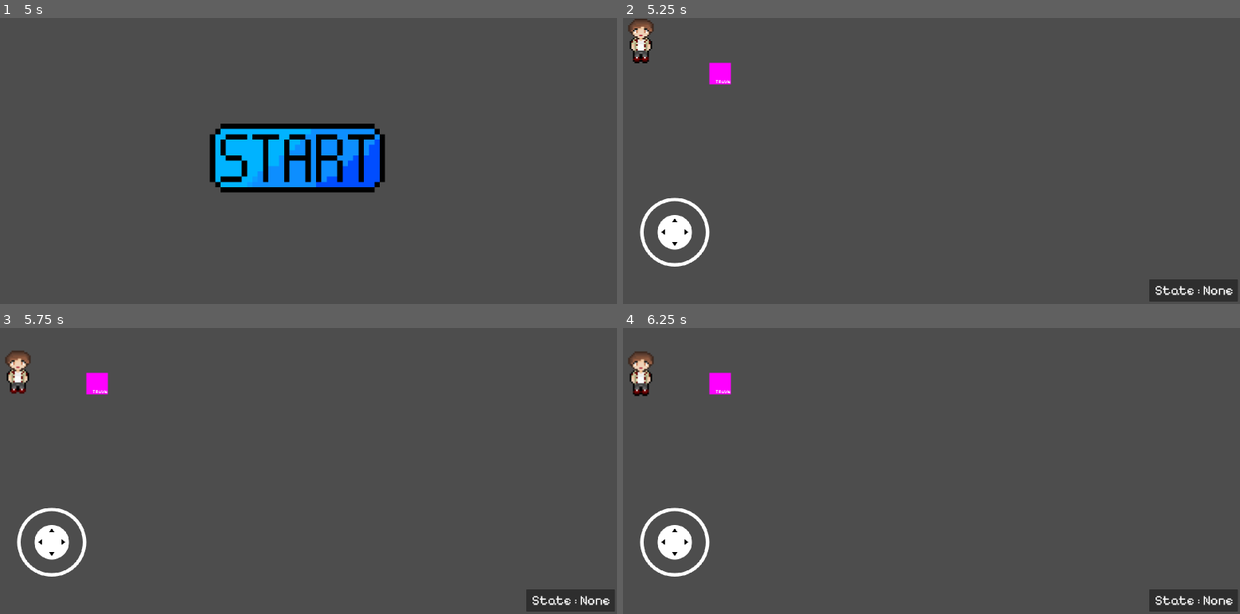
Above: before the commit, frames 1-4 (two rows, left to right).
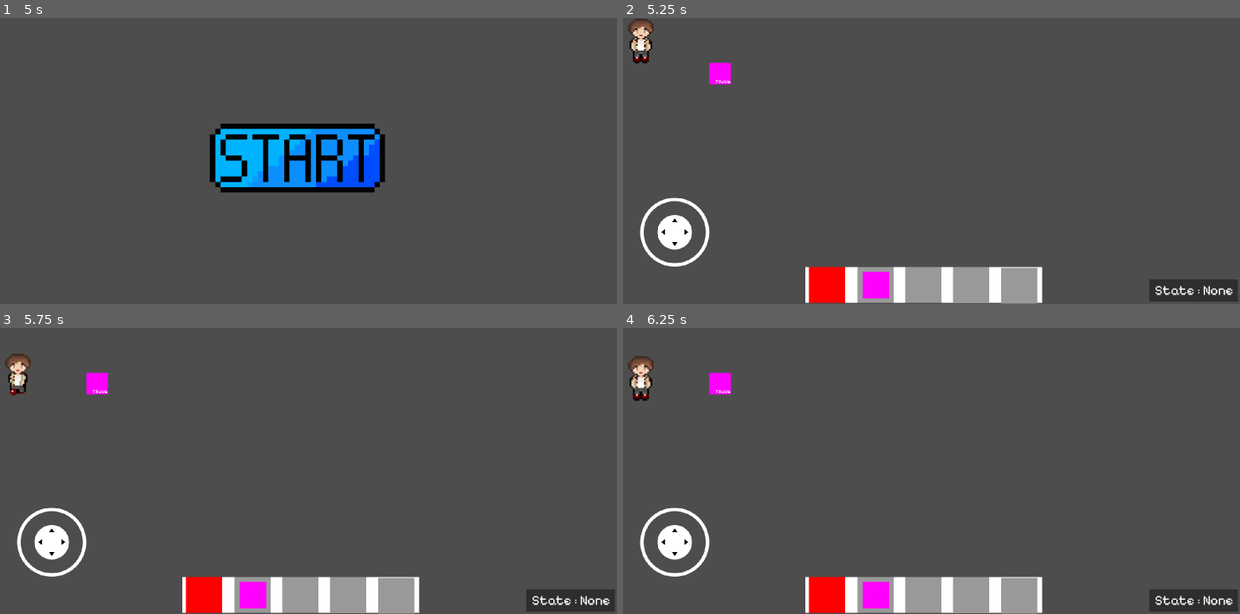
Above: after the commit, the same moments.

Repository: FelixSalim/RevitalizationOfElyoris
Game: Godot game, scene res://MainMenu.tscn
Same seed, same stepped clock (60 frames per second), same inputs: the game is played once before the commit and once after it.
Inputs (mouse positions are in pixels of both pictures, inside the frame that each line leads up to):
- Up to frame 1 (5 s): tap Enter (ui_accept) at 0.5, 0.77, 1.25, 2, 2.75, 3.5, 3.77, 4.25 s; move the mouse to (438, 146) at 0.52 s; hold Right (ui_right) 0.53-1.25 s; tap 1 (ui_equip_till_later_will_be_replaced) at 0.6 s; click (438, 146) at 0.67 s; tap 0 (ui_unequip) at 0.8 s; drag from (172, 175) to (265, 218) at 1.27 s; move the mouse to (364, 98) at 2.02 s; hold Right (ui_right) 2.03-2.75 s; hold 2 (ui_2, bound only after the commit) 2.03-2.75 s; tap 3 (ui_3, bound only after the commit) at 2.3 s; drag from (265, 218) to (104, 118) at 2.77 s; move the mouse to (487, 203) at 3.52 s; hold Left (ui_left) 3.53-4.25 s; hold 4 (ui_4, bound only after the commit) 3.53-4.25 s; tap 5 (ui_5, bound only after the commit) at 3.8 s; drag from (104, 118) to (203, 89) at 4.27 s
- Up to frame 2 (5.25 s): move the mouse to (956, 161) at 5.02 s; hold Down (ui_down) from 5.03 s (still down); tap 1 (ui_equip_till_later_will_be_replaced) at 5.1 s; click (956, 161) at 5.17 s
- Up to frame 3 (5.75 s): keep holding Down (ui_down); tap 0 (ui_unequip) at 5.3 s
- Up to frame 4 (6.25 s): release Down (ui_down) at 5.75 s; drag from (826, 399) to (795, 485) at 5.77 s

Frame 1 is identical in both runs. In frame 2, 4.9% of the frame differs, in the area x 29-68%, y 86-100%; in frame 3, 5.3%; in frame 4, 5.4%, in the area x 0-68%, y 8-100%.

Commit message:
feat: added inventory bar

Diff:
--- a/Global/Game.gd
+++ b/Global/Game.gd
@@ -2,3 +2,9 @@
 
 # Stores interacting state of player currently
 var currentInteractingState = "None"
+
+# Stores player inventory
+var inventory = [-1, 0, -1, -1, -1]
+
+# Stores current selected inventory
+var selected = 0
--- /dev/null
+++ b/Global/ItemData.gd
@@ -0,0 +1,10 @@
+extends Node
+
+# Stores all item data
+
+const item = [
+	{
+		"Name" : "Hoe",
+		"Location" : "res://Tools/Hoe.tscn"
+	}
+]
--- /dev/null
+++ b/Player/Inventory/InventoryBar.gd
@@ -0,0 +1,45 @@
+extends Node2D
+
+var defaultStyleBox = StyleBoxFlat.new()
+var selectedStyleBox = StyleBoxFlat.new()
+
+# When ready, sets stylebox and load player items into screen
+func _ready():
+	defaultStyleBox.set("bg_color", Color(0.6, 0.6, 0.6))
+	selectedStyleBox.set("bg_color", Color(1, 0, 0))
+	for i in range(len(Game.inventory)):
+		if Game.inventory[i] != -1:
+			var item = load(ItemData.item[Game.inventory[i]]["Location"]).instantiate()
+			item.position.x = 81 + i * 184
+			item.position.y = 68
+			get_node("Slot" + str(i+1)).add_child(item)
+
+# Move to the slot every frame and check for tools
+func _process(delta):
+	get_child(Game.selected + 1).get_child(0).add_theme_stylebox_override("panel", selectedStyleBox)
+	# if child is more than 1, it has a tool
+	if get_child(Game.selected + 1).get_child_count() > 1:
+		var tool = get_child(Game.selected + 1).get_child(1)
+		if ItemData.item[tool.itemID]["Name"] == "Hoe": # change to the corresponding state
+			get_parent().get_parent().get_parent().change_interacting_state("till")
+	else: # else change back to the none state
+		get_parent().get_parent().get_parent().change_interacting_state("none")
+
+# Get player input and move to selected slot
+func _input(event):
+	if event.is_action_pressed("ui_1"):
+		Game.selected = 0
+	if event.is_action_pressed("ui_2"):
+		Game.selected = 1
+	if event.is_action_pressed("ui_3"):
+		Game.selected = 2
+	if event.is_action_pressed("ui_4"):
+		Game.selected = 3
+	if event.is_action_pressed("ui_5"):
+		Game.selected = 4
+	hide_all()
+
+# Deselect all inventory item
+func hide_all():
+	for i in get_child_count() - 1:
+		get_child(i + 1).get_child(0).add_theme_stylebox_override("panel", defaultStyleBox)
--- /dev/null
+++ b/Player/Inventory/InventoryBar.tscn
@@ -0,0 +1,58 @@
+[gd_scene load_steps=4 format=3 uid="uid://bu6n07b5fefp5"]
+
+[ext_resource type="Script" path="res://Player/Inventory/InventoryBar.gd" id="1_sg07x"]
+
+[sub_resource type="StyleBoxFlat" id="StyleBoxFlat_050af"]
+bg_color = Color(1, 1, 1, 1)
+
+[sub_resource type="StyleBoxFlat" id="StyleBoxFlat_7lkcc"]
+
+[node name="InventoryBar" type="Node2D"]
+script = ExtResource("1_sg07x")
+
+[node name="Bar" type="Panel" parent="."]
+offset_left = -1.0
+offset_right = 892.0
+offset_bottom = 135.0
+theme_override_styles/panel = SubResource("StyleBoxFlat_050af")
+
+[node name="Slot1" type="Node2D" parent="."]
+
+[node name="Panel" type="Panel" parent="Slot1"]
+offset_left = 13.0
+offset_right = 149.0
+offset_bottom = 135.0
+theme_override_styles/panel = SubResource("StyleBoxFlat_7lkcc")
+
+[node name="Slot2" type="Node2D" parent="."]
+
+[node name="Panel" type="Panel" parent="Slot2"]
+offset_left = 196.0
+offset_right = 332.0
+offset_bottom = 135.0
+theme_override_styles/panel = SubResource("StyleBoxFlat_7lkcc")
+
+[node name="Slot3" type="Node2D" parent="."]
+
+[node name="Panel" type="Panel" parent="Slot3"]
+offset_left = 376.0
+offset_right = 512.0
+offset_bottom = 135.0
+theme_override_styles/panel = SubResource("StyleBoxFlat_7lkcc")
+
+[node name="Slot4" type="Node2D" parent="."]
+
+[node name="Panel" type="Panel" parent="Slot4"]
+offset_left = 556.0
+offset_right = 692.0
+offset_bottom = 136.0
+theme_override_styles/panel = SubResource("StyleBoxFlat_7lkcc")
+
+[node name="Slot5" type="Node2D" parent="."]
+
+[node name="Panel" type="Panel" parent="Slot5"]
+offset_left = 737.0
+offset_top = 2.0
+offset_right = 873.0
+offset_bottom = 138.0
+theme_override_styles/panel = SubResource("StyleBoxFlat_7lkcc")
--- a/Player/Player.gd
+++ b/Player/Player.gd
@@ -9,7 +9,7 @@
 var stateManager
 
 # Character Speed
-var speed = 10000
+var speed = 12000
 
 # Initiates State Manager, Set Initial State to Idle and set animations accordingly
 func _ready():
@@ -32,13 +32,6 @@
 		move_up()
 	if Input.is_action_pressed("ui_down"):
 		move_down()
-
-	# Calls for interaction
-	# currently prototype, later will change so that this state is enterred via equipping tools
-	if Input.is_action_just_pressed("ui_equip_till_later_will_be_replaced"):
-		change_interacting_state("till")
-	if Input.is_action_just_pressed("ui_unequip"):
-		change_interacting_state("none")
 
 	# Update Velocity
 	velocity = velocity.normalized() * speed * delta
--- a/Player/Player.tscn
+++ b/Player/Player.tscn
@@ -2,7 +2,7 @@
 
 [ext_resource type="Script" path="res://Player/Player.gd" id="1_34hig"]
 [ext_resource type="Texture2D" uid="uid://dr1s1qk2280mm" path="res://Assets/PlayerSprites/Player_Character_Spritesheet.png" id="2_c0ogq"]
-[ext_resource type="PackedScene" uid="uid://ccy2104o4brdk" path="res://UI.tscn" id="3_0lcn0"]
+[ext_resource type="PackedScene" uid="uid://ccy2104o4brdk" path="res://UI/UI.tscn" id="3_0lcn0"]
 
 [sub_resource type="CapsuleShape2D" id="CapsuleShape2D_rrlrk"]
 radius = 8.68853
@@ -85,7 +85,7 @@
 
 [sub_resource type="Animation" id="Animation_j5gge"]
 resource_name = "Walk Down"
-length = 0.8
+length = 0.7
 loop_mode = 1
 tracks/0/type = "value"
 tracks/0/imported = false
@@ -94,7 +94,7 @@
 tracks/0/interp = 1
 tracks/0/loop_wrap = true
 tracks/0/keys = {
-"times": PackedFloat32Array(0, 0.2, 0.4, 0.6),
+"times": PackedFloat32Array(0, 0.166667, 0.333333, 0.5),
 "transitions": PackedFloat32Array(1, 1, 1, 1),
 "update": 1,
 "values": [0, 1, 2, 3]
@@ -334,7 +334,7 @@
 offset_right = 40.0
 offset_bottom = 40.0
 
-[node name="Joystick" parent="Control" instance=ExtResource("3_0lcn0")]
+[node name="UI" parent="Control" instance=ExtResource("3_0lcn0")]
 
 [node name="InteractBox" type="Area2D" parent="."]
 
--- a/Player/States/RunState.gd
+++ b/Player/States/RunState.gd
@@ -4,6 +4,7 @@
 # RunState class
 class_name RunState
 
+# Stores last player direction
 var lastDir = "down"
 
 # Get Input, Detects when player stop moving, if so, change state to idle and set animation to idle
--- /dev/null
+++ b/Tools/Hoe.gd
@@ -0,0 +1,3 @@
+extends Sprite2D
+
+const itemID = 0
--- /dev/null
+++ b/Tools/Hoe.tscn
@@ -0,0 +1,10 @@
+[gd_scene load_steps=3 format=3 uid="uid://c8tcu06wwmwme"]
+
+[ext_resource type="Script" path="res://Tools/Hoe.gd" id="1_kr4m1"]
+
+[sub_resource type="PlaceholderTexture2D" id="PlaceholderTexture2D_42ppb"]
+size = Vector2(100, 100)
+
+[node name="Hoe" type="Sprite2D"]
+texture = SubResource("PlaceholderTexture2D_42ppb")
+script = ExtResource("1_kr4m1")
--- a/UI.tscn
+++ /dev/null
@@ -1,30 +0,0 @@
-[gd_scene load_steps=3 format=3 uid="uid://ccy2104o4brdk"]
-
-[ext_resource type="PackedScene" uid="uid://dmr0fcamx7t56" path="res://addons/virtual_joystick/virtual_joystick_scene.tscn" id="1_iio50"]
-[ext_resource type="Script" path="res://ShowStateDebug.gd" id="2_4y0qv"]
-
-[node name="UI" type="CanvasLayer"]
-
-[node name="Virtual Joystick" parent="." instance=ExtResource("1_iio50")]
-offset_left = 75.0
-offset_top = -466.0
-offset_right = 375.0
-offset_bottom = -166.0
-scale = Vector2(1.3, 1.3)
-joystick_mode = 1
-
-[node name="Panel" type="Panel" parent="."]
-offset_left = 2058.0
-offset_top = 987.0
-offset_right = 2392.0
-offset_bottom = 1071.0
-
-[node name="CurrentState" type="Label" parent="Panel"]
-layout_mode = 0
-offset_left = 21.0
-offset_top = 11.0
-offset_right = 316.0
-offset_bottom = 71.0
-theme_override_font_sizes/font_size = 50
-text = "State : None"
-script = ExtResource("2_4y0qv")
--- /dev/null
+++ b/UI/UI.tscn
@@ -0,0 +1,34 @@
+[gd_scene load_steps=4 format=3 uid="uid://ccy2104o4brdk"]
+
+[ext_resource type="PackedScene" uid="uid://dmr0fcamx7t56" path="res://addons/virtual_joystick/virtual_joystick_scene.tscn" id="1_a5bwe"]
+[ext_resource type="PackedScene" uid="uid://bu6n07b5fefp5" path="res://Player/Inventory/InventoryBar.tscn" id="1_ii2ni"]
+[ext_resource type="Script" path="res://UI/ShowStateDebug.gd" id="2_ufnx0"]
+
+[node name="UI" type="CanvasLayer"]
+
+[node name="InventoryBar" parent="." instance=ExtResource("1_ii2ni")]
+position = Vector2(763, 941)
+
+[node name="Virtual Joystick" parent="." instance=ExtResource("1_a5bwe")]
+offset_left = 75.0
+offset_top = -466.0
+offset_right = 375.0
+offset_bottom = -166.0
+scale = Vector2(1.3, 1.3)
+joystick_mode = 1
+
+[node name="Panel" type="Panel" parent="."]
+offset_left = 2058.0
+offset_top = 987.0
+offset_right = 2392.0
+offset_bottom = 1071.0
+
+[node name="CurrentState" type="Label" parent="Panel"]
+layout_mode = 0
+offset_left = 21.0
+offset_top = 11.0
+offset_right = 316.0
+offset_bottom = 71.0
+theme_override_font_sizes/font_size = 50
+text = "State : None"
+script = ExtResource("2_ufnx0")
--- a/project.godot
+++ b/project.godot
@@ -18,6 +18,7 @@
 [autoload]
 
 Game="*res://Global/Game.gd"
+ItemData="*res://Global/ItemData.gd"
 
 [display]
 
@@ -75,6 +76,31 @@
 "events": [Object(InputEventKey,"resource_local_to_scene":false,"resource_name":"","device":-1,"window_id":0,"alt_press …(191 unchanged characters)…
 ]
 }
+ui_1={
+"deadzone": 0.5,
+"events": [Object(InputEventKey,"resource_local_to_scene":false,"resource_name":"","device":-1,"window_id":0,"alt_pressed":false,"shift_pressed":false,"ctrl_pressed":false,"meta_pressed":false,"pressed":false,"keycode":0,"physical_keycode":49,"key_label":0,"unicode":49,"location":0,"echo":false,"script":null)
+]
+}
+ui_2={
+"deadzone": 0.5,
+"events": [Object(InputEventKey,"resource_local_to_scene":false,"resource_name":"","device":-1,"window_id":0,"alt_pressed":false,"shift_pressed":false,"ctrl_pressed":false,"meta_pressed":false,"pressed":false,"keycode":0,"physical_keycode":50,"key_label":0,"unicode":50,"location":0,"echo":false,"script":null)
+]
+}
+ui_3={
+"deadzone": 0.5,
+"events": [Object(InputEventKey,"resource_local_to_scene":false,"resource_name":"","device":-1,"window_id":0,"alt_pressed":false,"shift_pressed":false,"ctrl_pressed":false,"meta_pressed":false,"pressed":false,"keycode":0,"physical_keycode":51,"key_label":0,"unicode":51,"location":0,"echo":false,"script":null)
+]
+}
+ui_4={
+"deadzone": 0.5,
+"events": [Object(InputEventKey,"resource_local_to_scene":false,"resource_name":"","device":-1,"window_id":0,"alt_pressed":false,"shift_pressed":false,"ctrl_pressed":false,"meta_pressed":false,"pressed":false,"keycode":0,"physical_keycode":52,"key_label":0,"unicode":52,"location":0,"echo":false,"script":null)
+]
+}
+ui_5={
+"deadzone": 0.5,
+"events": [Object(InputEventKey,"resource_local_to_scene":false,"resource_name":"","device":-1,"window_id":0,"alt_pressed":false,"shift_pressed":false,"ctrl_pressed":false,"meta_pressed":false,"pressed":false,"keycode":0,"physical_keycode":53,"key_label":0,"unicode":53,"location":0,"echo":false,"script":null)
+]
+}
 
 [input_devices]
 
Renamed: ShowStateDebug.gd -> UI/ShowStateDebug.gd
